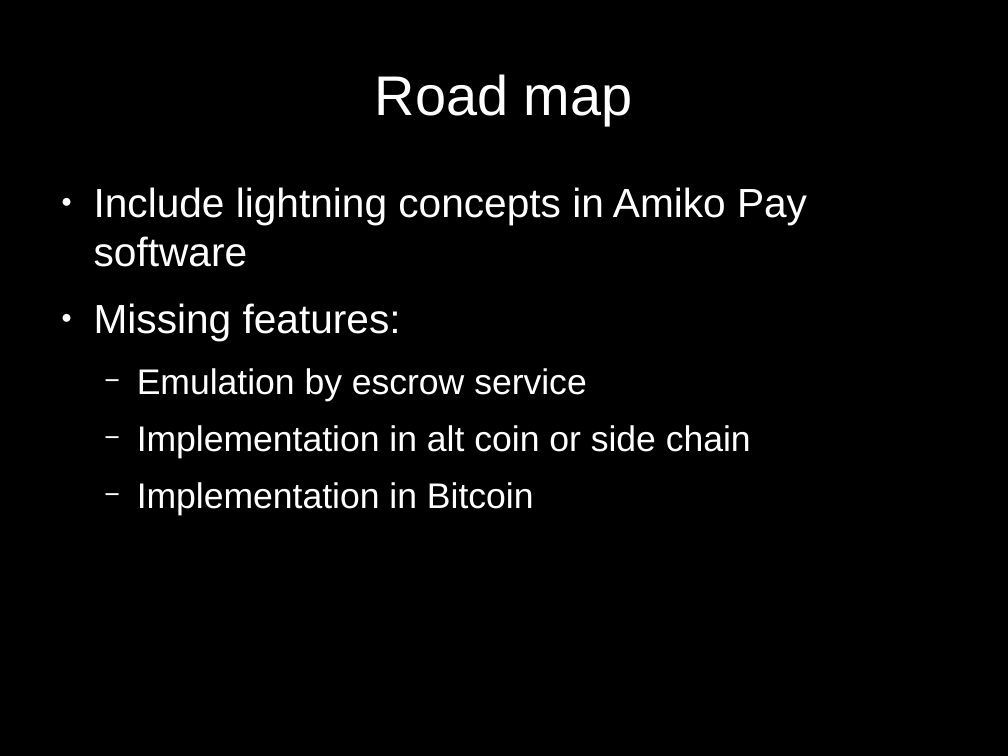
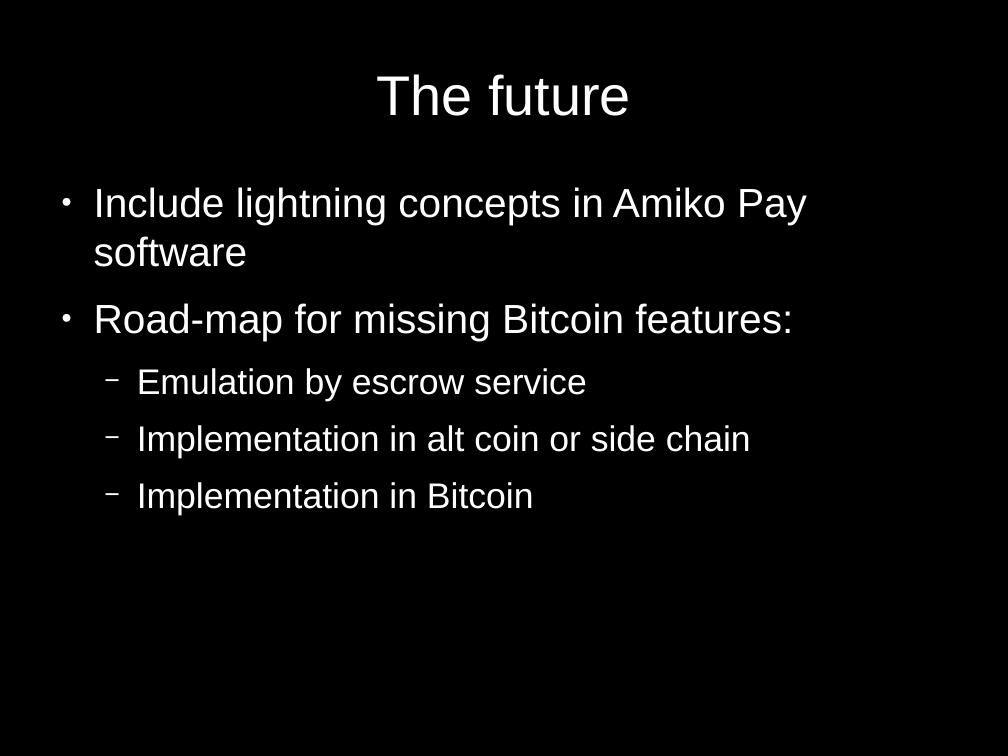
Before and after one commit to cornwarecjp/amiko-pay, a slide deck: slide 15 of doc/lightning-presentation.odp (slide 14 before the commit). Drawn at 1008x756 pixels with LibreOffice and Linux fonts; fonts in the diff are those of the drawing. Boxes give left, top, right and bottom in pixels: in the first picture for what was removed or moved away, otherwise in the second. Text is boxed around its words. In the diff, an @@ line names an element or a change of style, - is before the commit and + after.

```diff
--- a/doc/lightning-presentation.odp
+++ b/doc/lightning-presentation.odp
@@ title at bbox=[376, 74, 631, 116]: text changed @@
-Road map
+The future
@@ text at bbox=[94, 303, 793, 340]: text changed @@
-● Missing features:
+● Road-map for missing Bitcoin features:
```
Also in this commit, not shown: 4 other slides changed, 1 slide added.
